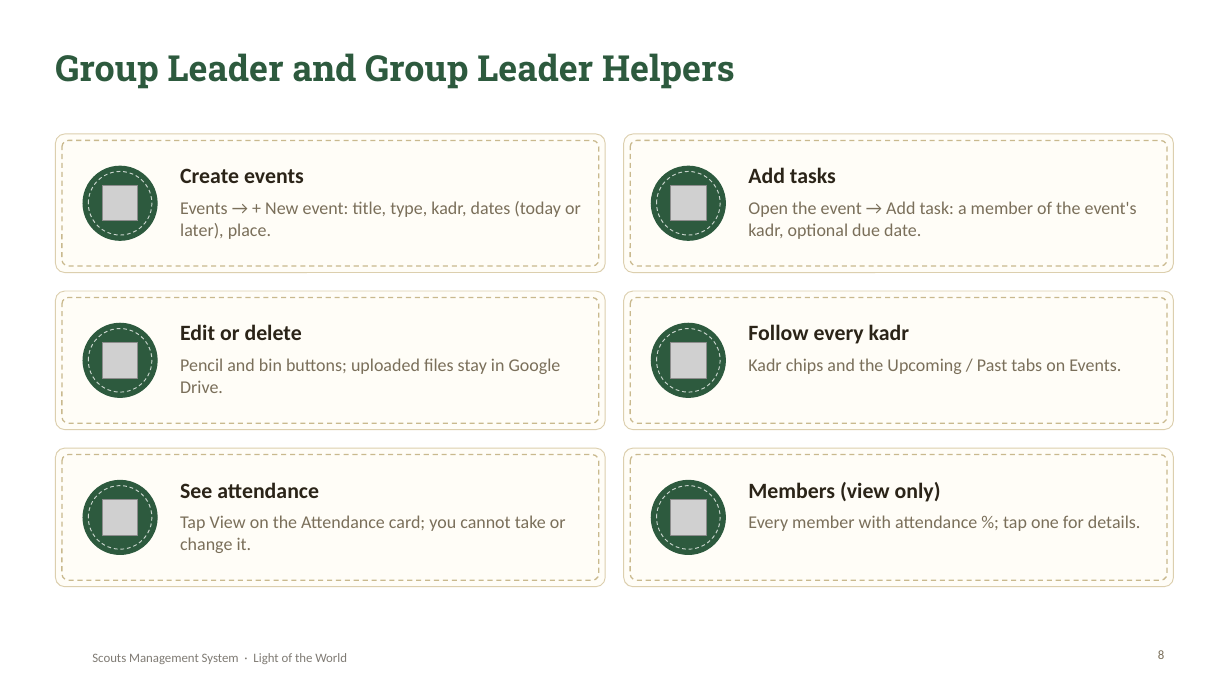
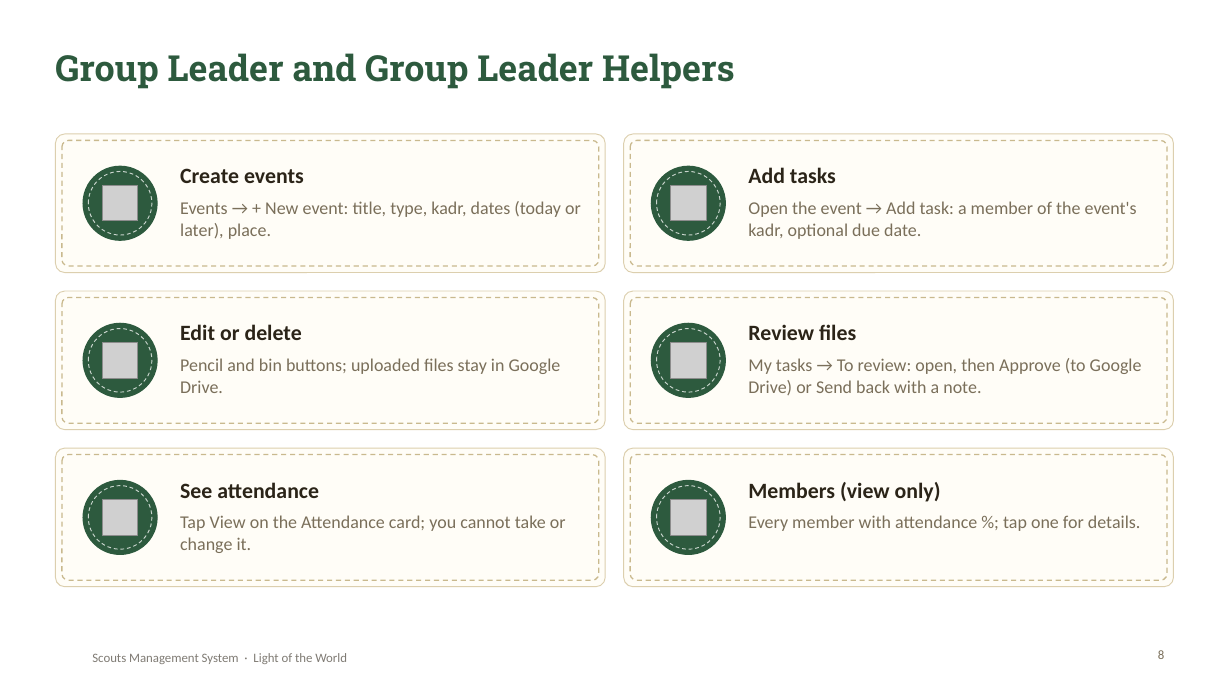
Before and after one commit to SamuelAtef123/Scouts-Management-System-Web-App, a slide deck: slide 8 of docs/Scouts-Project-Presentation.pptx. Drawn at 1232x693 pixels with LibreOffice and Linux fonts; fonts in the diff are those of the drawing; grey boxes stand for pictures; background and template pictures are left out. Boxes give left, top, right and bottom in pixels: in the first picture for what was removed or moved away, otherwise in the second. Text is boxed around its words. In the diff, an @@ line names an element or a change of style, - is before the commit and + after.

```diff
--- a/docs/Scouts-Project-Presentation.pptx
+++ b/docs/Scouts-Project-Presentation.pptx
@@ text at [748, 324, 856, 340]: text changed @@
-Follow every kadr
+Review files
@@ text at [748, 358, 1142, 395]: text changed @@
-Kadr chips and the Upcoming / Past tabs on Events.
+My tasks → To review: open, then Approve (to Google Drive) or Send back with a note.
```
Also in this commit, not shown: 4 other slides changed, 23 other files.
